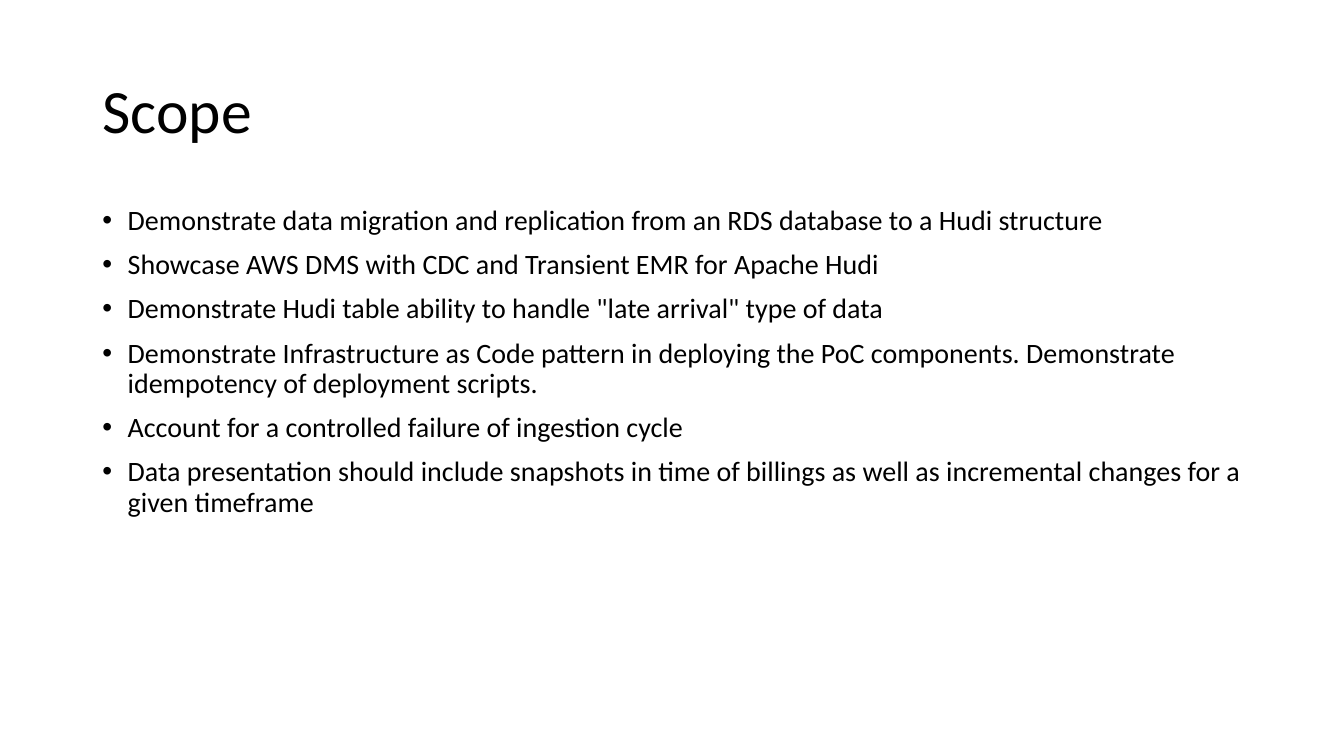
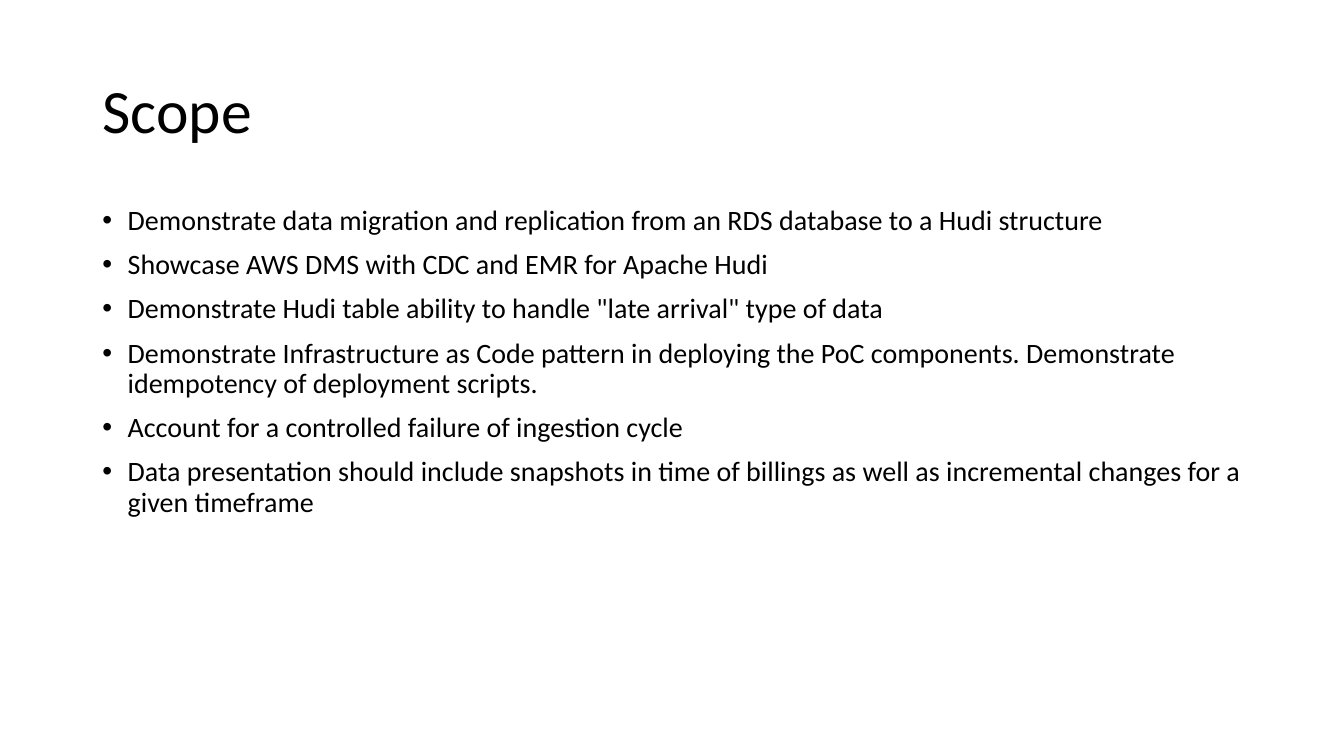
Before and after one commit to sudharsanannarasimhraghavan/aws-hudi-demo, a slide deck: slide 3 of docs/hudi-architecture.pptx. Drawn at 1344x756 pixels with LibreOffice and Linux fonts; fonts in the diff are those of the drawing. Boxes give left, top, right and bottom in pixels: in the first picture for what was removed or moved away, otherwise in the second. Text is boxed around its words. In the diff, an @@ line names an element or a change of style, - is before the commit and + after.

```diff
--- a/docs/hudi-architecture.pptx
+++ b/docs/hudi-architecture.pptx
@@ text at (128, 254, 767, 279): text changed @@
-• Showcase AWS DMS with CDC and Transient EMR for Apache Hudi
+• Showcase AWS DMS with CDC and EMR for Apache Hudi
```
Also in this commit, not shown: 3 other files.
